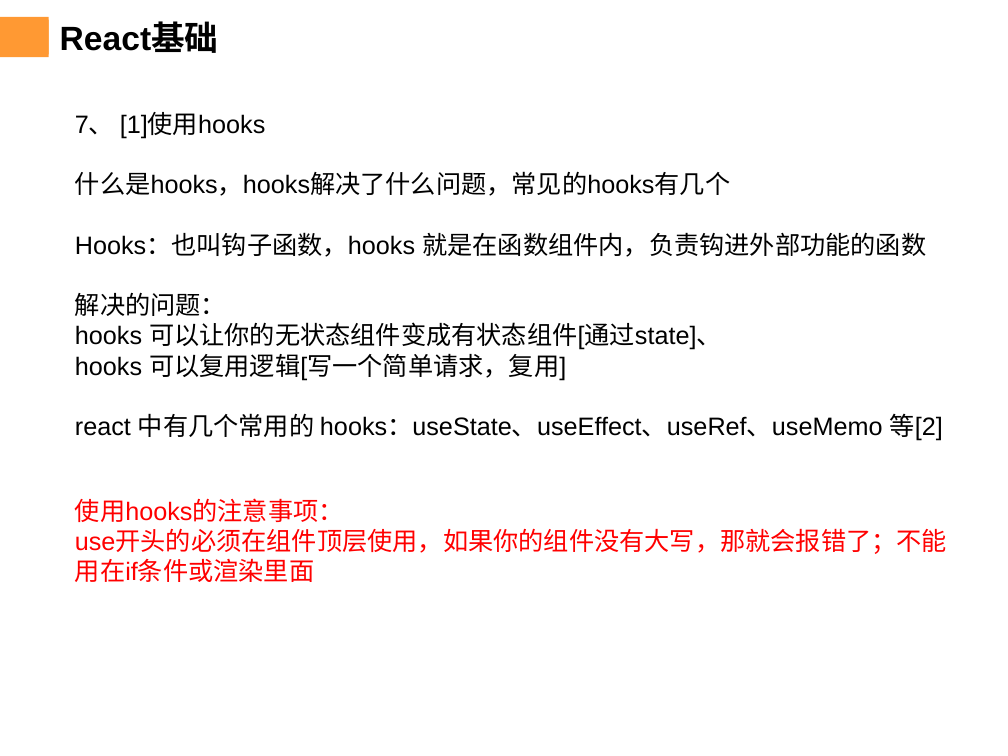
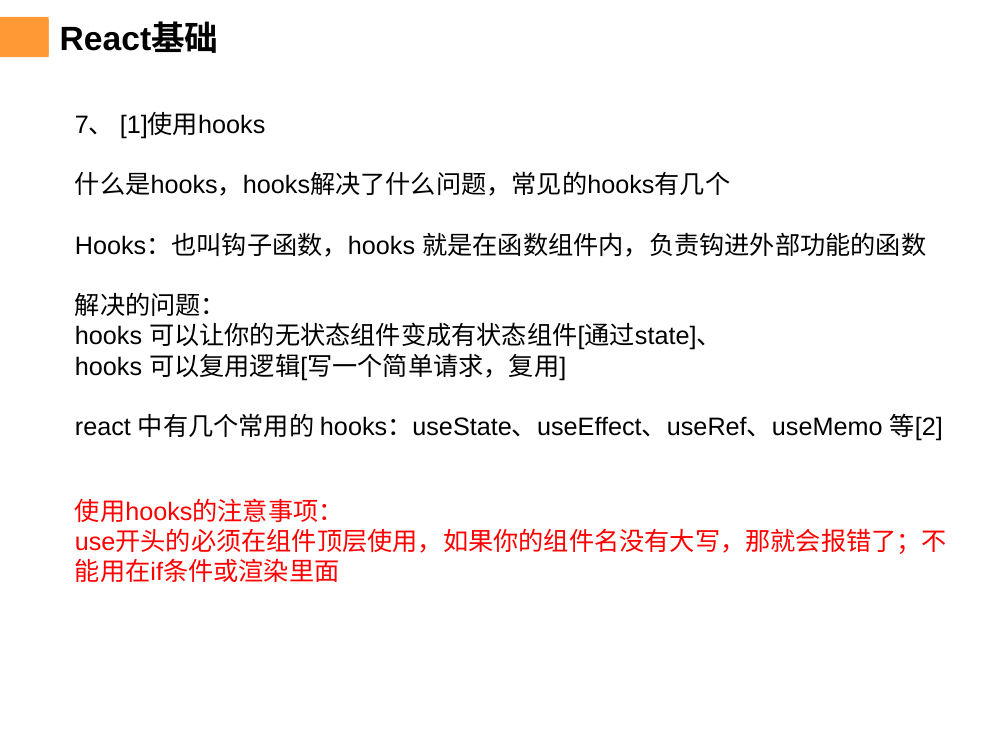
Before and after one commit to chenqiuli/JY-peixun-1, a slide deck: slide 13 of PPT内容-20240103.pptx. Drawn at 1008x756 pixels with LibreOffice and Linux fonts; fonts in the diff are those of the drawing; background and template pictures are left out. Boxes give left, top, right and bottom in pixels: in the first picture for what was removed or moved away, otherwise in the second. Text is boxed around its words. In the diff, an @@ line names an element or a change of style, - is before the commit and + after.

```diff
--- a/PPT内容-20240103.pptx
+++ b/PPT内容-20240103.pptx
@@ text at [75, 530, 947, 582]: text changed @@
-use开头的必须在组件顶层使用，如果你的组件没有大写，那就会报错了；不能用在if条件或渲染里面
+use开头的必须在组件顶层使用，如果你的组件名没有大写，那就会报错了；不能用在if条件或渲染里面
```
Also in this commit, not shown: 1 other slide changed, 2 slides added, 21 other files.
